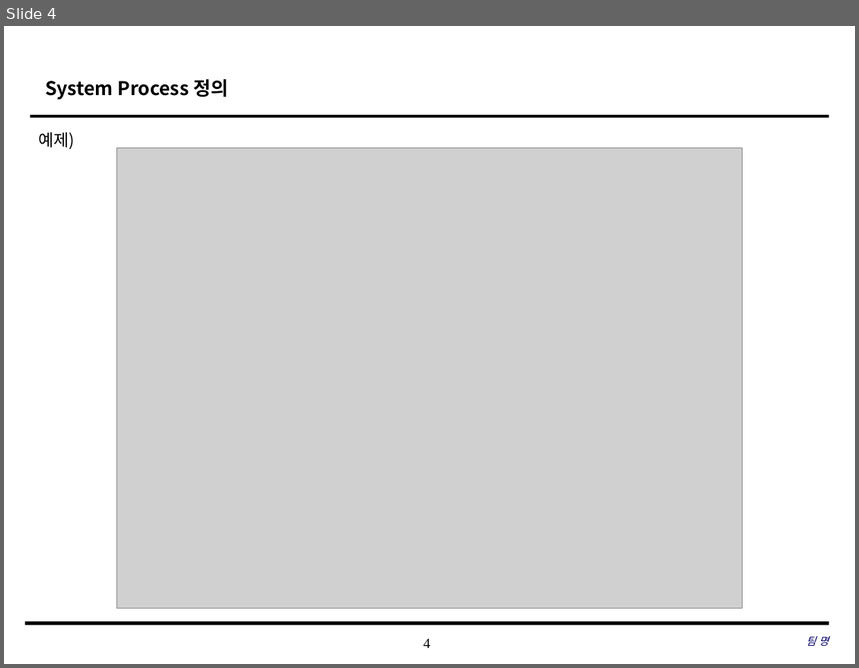
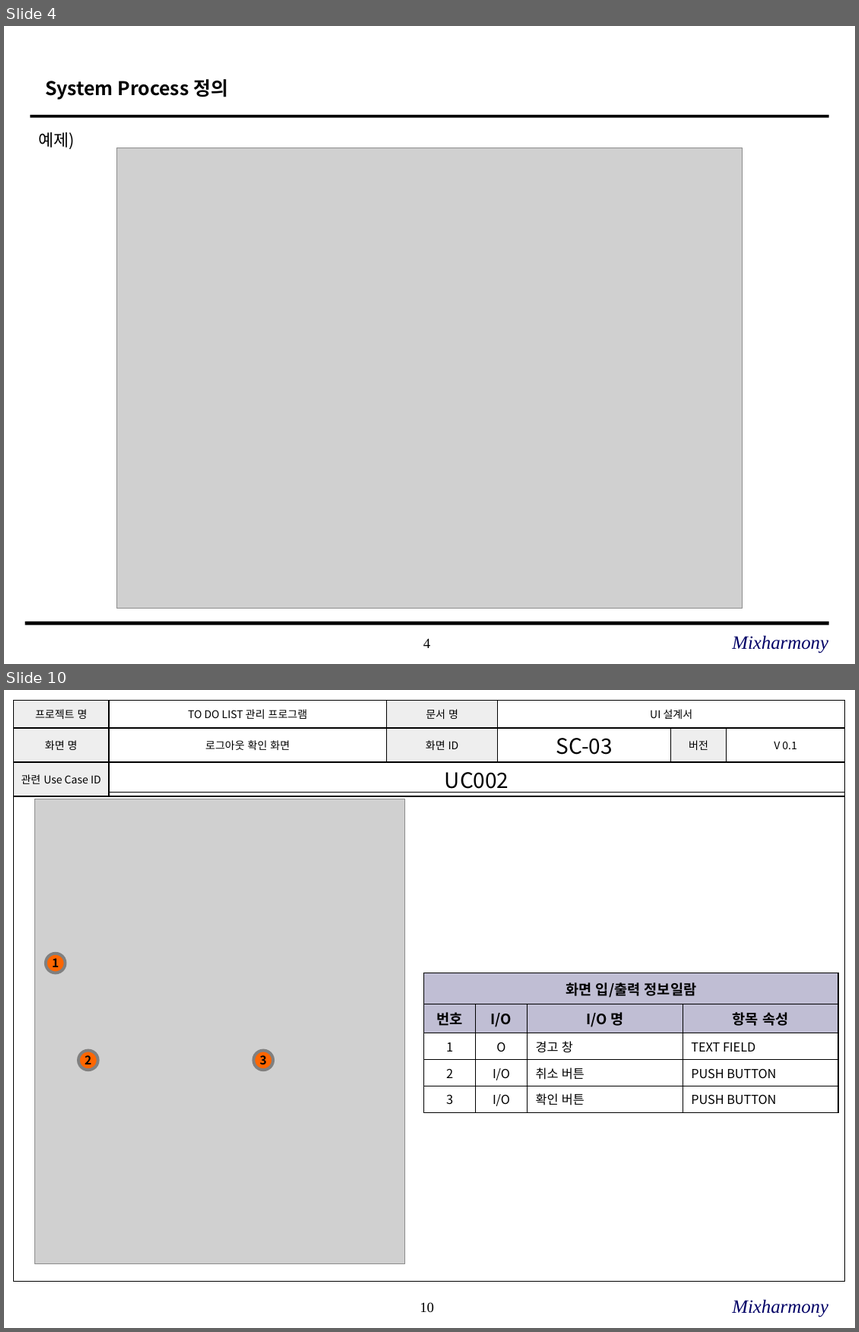
Before and after one commit to SE-admin/SE2017_2_mixharmony, a slide deck: doc/3_ 설계서/UI Design Template.pptx. Shown one above the other, each under a label of ours: slide 4 before the commit, slides 4 and 10 after it; the slides between them are not shown. The pictures are 859x668 and 859x1332 pixels, drawn with LibreOffice and Linux fonts; fonts in the diff are those of the drawing; grey boxes stand for pictures; background and template pictures are left out. Boxes give left, top, right and bottom in pixels: in the first picture for what was removed or moved away, otherwise in the second. Text is boxed around its words. In the diff, an @@ line names an element or a change of style, - is before the commit and + after.

Commit message:
#863 UI설계서 진행

```diff
--- a/doc/3_ 설계서/UI Design Template.pptx
+++ b/doc/3_ 설계서/UI Design Template.pptx
@@ slide 10 added at [4, 690, 855, 1328], background #FFFFFF; not listed: 1 template element that a slide beside it also shows @@
@@ table added at [13, 700, 844, 796], 3 rows, 6 columns @@
+프로젝트 명 | TO DO LIST 관리 프로그램 | 문서 명 | UI 설계서 |  | 
+화면 명 | 로그아웃 확인 화면 | 화면 ID | SC-03 | 버전 | V 0.1
+관련 Use Case ID | UC002 |  |  |  | 
@@ rectangle added at [13, 792, 845, 1281], outline #000000 0.75 pt @@
@@ picture added at [34, 799, 405, 1264] @@
@@ ellipse added at [46, 954, 66, 973], fill #FF6600, outline #808080 2.5 pt, 10 pt, text #000000, bold @@
+1
@@ table added at [424, 973, 840, 1110], 5 rows, 4 columns @@
+화면 입/출력 정보일람 |  |  | 
+번호 | I/O | I/O 명 | 항목 속성
+1 | O | 경고 창 | TEXT FIELD
+2 | I/O | 취소 버튼 | PUSH BUTTON
+3 | I/O | 확인 버튼 | PUSH BUTTON
@@ ellipse added at [78, 1051, 97, 1071], fill #FF6600, outline #808080 2.5 pt, 10 pt, text #000000, bold @@
+2
@@ ellipse added at [253, 1051, 273, 1071], fill #FF6600, outline #808080 2.5 pt, 10 pt, text #000000, bold @@
+3
@@ text added at [732, 1300, 829, 1318], 16 pt, text #000066, italic @@
+Mixharmony
@@ slide 4 changed as well @@
@@ text at [732, 636, 829, 654]: text changed; size 9 to 16 pt @@
-팀 명
+Mixharmony
```
Also in this commit, not shown: 5 other slides changed, 35 other slides added.
